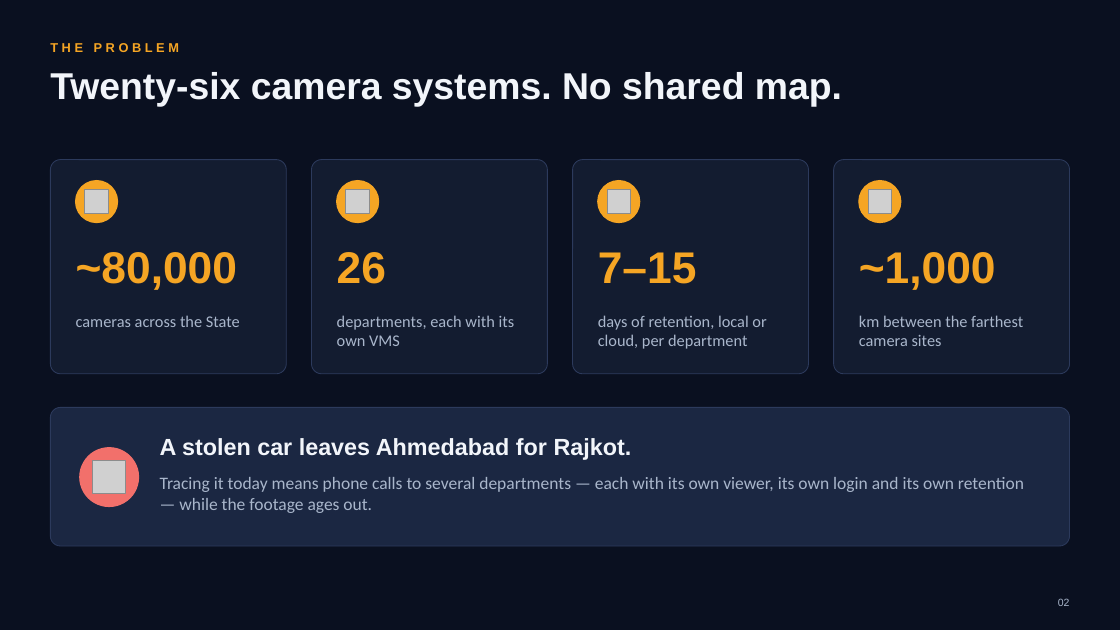
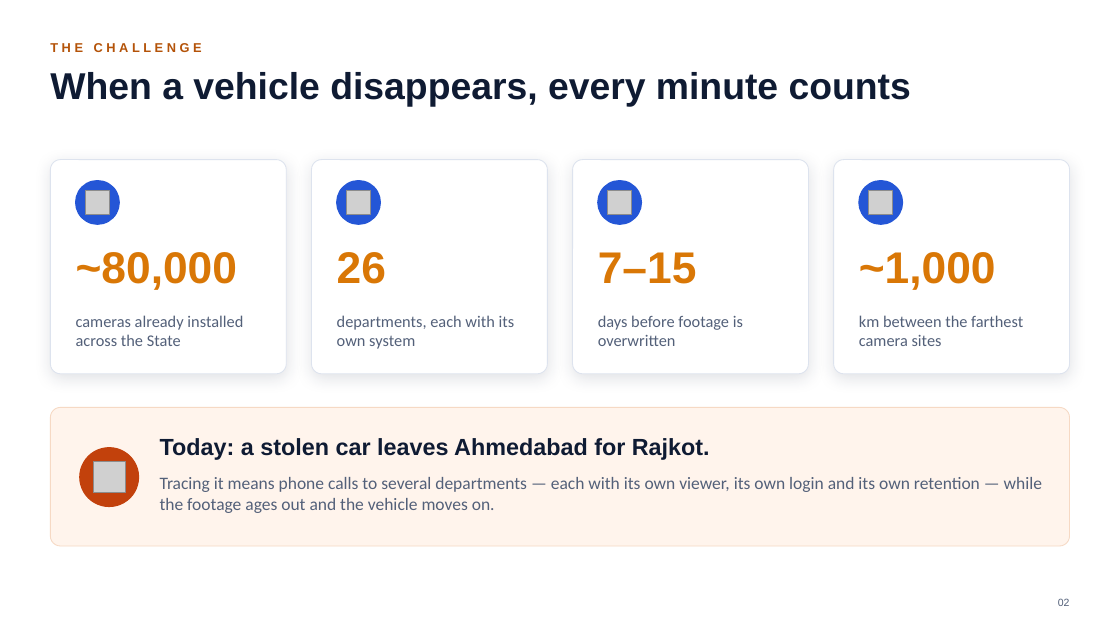
Before and after one commit to parthpatel643/sentinel-hackathon, a slide deck: slide 2 of docs/Sentinel-Finale-Pitch.pptx. Drawn at 1120x630 pixels with LibreOffice and Linux fonts; fonts in the diff are those of the drawing; grey boxes stand for pictures. Boxes give left, top, right and bottom in pixels: in the first picture for what was removed or moved away, otherwise in the second. Text is boxed around its words. In the diff, an @@ line names an element or a change of style, - is before the commit and + after.

```diff
--- a/docs/Sentinel-Finale-Pitch.pptx
+++ b/docs/Sentinel-Finale-Pitch.pptx
@@ background #0A1020 to #FFFFFF @@
@@ text at (50, 43, 202, 52): text changed; text colour #F5A524 to #B45309 @@
-THE PROBLEM
+THE CHALLENGE
@@ text at (50, 72, 911, 107): text changed; text colour #F2F5FA to #0F1B33 @@
-Twenty-six camera systems. No shared map.
+When a vehicle disappears, every minute counts
@@ fill #131C30 to #FFFFFF; outline #2C3A5C 0.75 pt to #DDE3EE 0.75 pt; shadow on in 4 elements at (50, 160, 287, 374), (312, 160, 548, 374), (573, 160, 809, 374), (833, 160, 1070, 374) @@
@@ fill #F5A524 to #2456D6; outline #F5A524 1 pt to #2456D6 1 pt in 4 elements at (337, 181, 381, 224), (859, 181, 902, 224), (76, 181, 119, 224), (598, 181, 642, 224) @@
@@ text colour #F5A524 to #D97706 in 4 elements at (76, 252, 237, 290), (337, 252, 386, 284), (598, 252, 697, 284), (859, 252, 996, 290) @@
@@ text at (76, 315, 243, 346): text changed; text colour #A9B6CB to #536079 @@
-cameras across the State
+cameras already installed across the State
@@ text at (337, 315, 515, 349): text changed; text colour #A9B6CB to #536079 @@
-departments, each with its own VMS
+departments, each with its own system
@@ text at (598, 315, 743, 346): text changed; text colour #A9B6CB to #536079 @@
-days of retention, local or cloud, per department
+days before footage is overwritten
@@ text "km between the farthest camera ..." at (859, 315, 1023, 346): text colour #A9B6CB to #536079 @@
@@ rounded rectangle at (50, 408, 1070, 546): fill #1B2742 to #FFF4EC; outline #2C3A5C 0.75 pt to #F6D9C4 0.75 pt @@
@@ ellipse at (80, 448, 139, 507): fill #F2706B to #C2410C; outline #F2706B 1 pt to #C2410C 1 pt @@
@@ text at (160, 438, 710, 460): text changed; text colour #F2F5FA to #0F1B33 @@
-A stolen car leaves Ahmedabad for Rajkot.
+Today: a stolen car leaves Ahmedabad for Rajkot.
@@ text at (160, 477, 1042, 513): text changed; text colour #A9B6CB to #536079 @@
-Tracing it today means phone calls to several departments — each with its own viewer, its own login and its own retention — while the footage ages out.
+Tracing it means phone calls to several departments — each with its own viewer, its own login and its own retention — while the footage ages out and the vehicle moves on.
@@ text "02" at (1058, 598, 1070, 606): text colour #A9B6CB to #536079 @@
```
Also in this commit, not shown: 10 other slides changed, 7 slides added, 6 slides removed, 16 other files.
